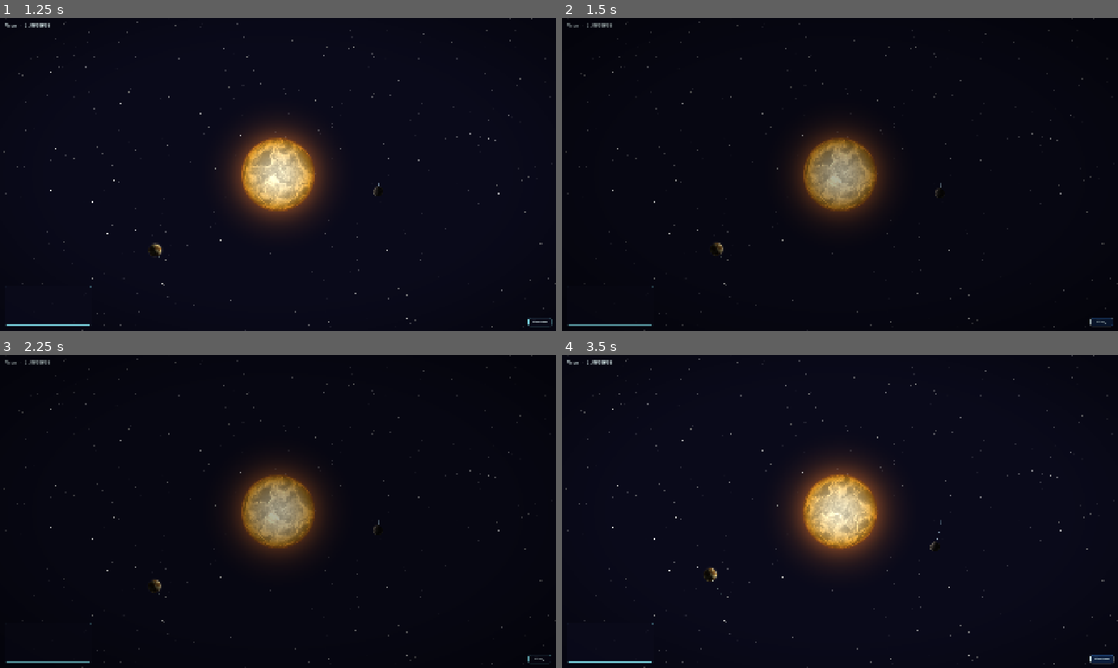
Above: before the commit, frames 1-4 (two rows, left to right).
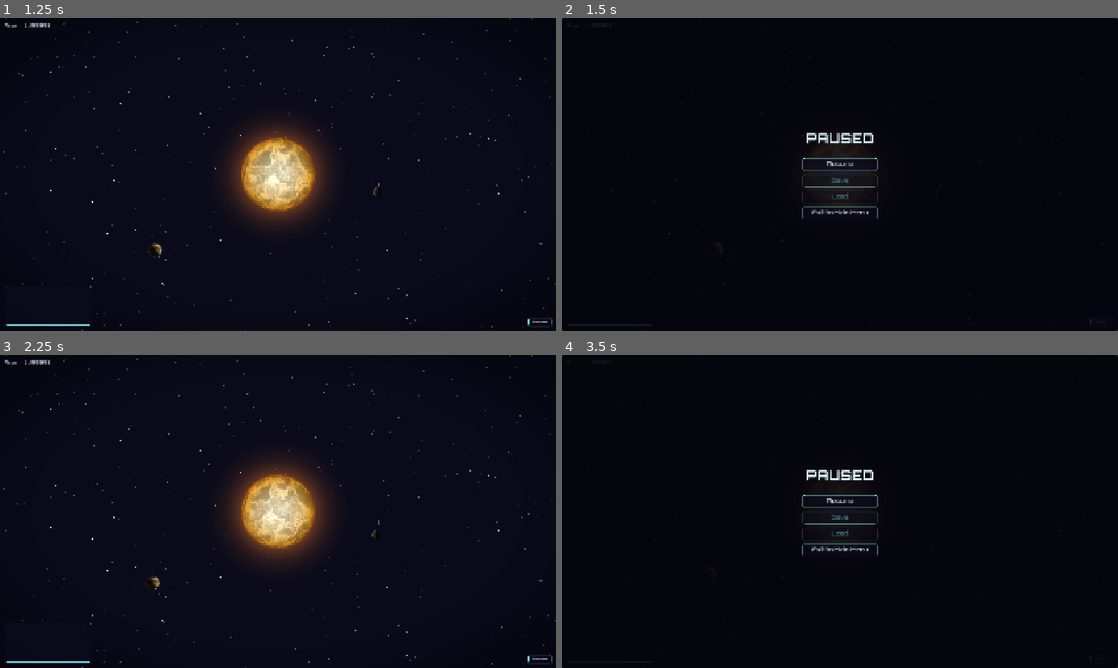
Above: after the commit, the same moments.

Repository: avantgardian/godot-space-idle
Game: Godot game, scene res://scenes/main_menu.tscn
Same seed, same stepped clock (60 frames per second), same inputs: the game is played once before the commit and once after it.
Inputs (mouse positions are in pixels of both pictures, inside the frame that each line leads up to):
- Up to frame 1 (1.25 s): click "New Game - Sandbox" at 0.5 s
- Up to frame 2 (1.5 s): click "Pause" at 1.25 s
- Up to frame 3 (2.25 s): click (278, 502) at 2 s, where only the run after the commit has a clickable "Resume"
- Up to frame 4 (3.5 s): click "Play" (after the commit: "Pause") at 2.75 s

Frame 1 is identical in both runs. In frame 2, 4.6% of the frame differs, in the area x 0-100%, y 0-100%; in frame 3, 3.4%; in frame 4, 6.6%.

Commit message:
Add Esc pause menu with Resume, Save, Load, Exit to Main Menu
- Add ui_cancel input action bound to Escape key
- Register ui_cancel in settings_manager.gd rebindable list
- Refactor PauseButton to emit pause_toggled signal (controller owns state)
- Add PauseMenu with TRON-styled overlay, title, and four buttons
- Save/Load are disabled placeholders (no save system yet)
- Exit to Main Menu returns to main_menu.tscn
- Esc and PauseButton both trigger the same pause menu

Closes #162

Diff:
--- a/project.godot
+++ b/project.godot
@@ -89,6 +89,11 @@
 , Object(InputEventKey,"resource_local_to_scene":false,"resource_name":"","device":0,"window_id":0,"alt_pressed":false, …(181 unchanged characters)…
 ]
 }
+ui_cancel={
+"deadzone": 0.5,
+"events": [Object(InputEventKey,"resource_local_to_scene":false,"resource_name":"","device":0,"window_id":0,"alt_pressed":false,"shift_pressed":false,"ctrl_pressed":false,"meta_pressed":false,"pressed":false,"keycode":4194305,"physical_keycode":4194305,"key_label":0,"unicode":0,"location":0,"echo":false,"script":null)
+]
+}
 toggle_ship_follow={
 "deadzone": 0.5,
 "events": [Object(InputEventKey,"resource_local_to_scene":false,"resource_name":"","device":0,"window_id":0,"alt_presse …(190 unchanged characters)…
--- a/scripts/controllers/game_controller.gd
+++ b/scripts/controllers/game_controller.gd
@@ -11,8 +11,11 @@
 const _COLLISION_MGR := preload("res://scripts/controllers/collision_manager.gd")
 const _POST_PROCESS := preload("res://scripts/components/post_process_manager.gd")
 const _SETTINGS := preload("res://scripts/util/settings_manager.gd")
+const _PAUSE_MENU := preload("res://scripts/ui/pause_menu.gd")
 
 var sun_mass: float = 1.0
+var _paused := false
+var _pause_menu: PauseMenu
 var _mass_label: Label
 var _collision_mgr: RefCounted
 var _last_label_mass: float = -1.0
@@ -32,6 +35,7 @@
 	var game_theme := load("res://resources/game_theme.tres") as Theme
 	%EventLogPanel.theme = game_theme
 	%PauseButton.theme = game_theme
+	%PauseButton.pause_toggled.connect(_on_pause_toggled)
 	_mass_label.theme = game_theme
 	_mass_label.add_theme_font_override("font", FONT_MONO)
 
@@ -102,7 +106,9 @@
 		%Camera2D.update_drag(event.position)
 
 	if event is InputEventKey and event.pressed and not event.echo:
-		if event.is_action_pressed("zoom_in"):
+		if event.is_action_pressed("ui_cancel"):
+			_toggle_pause()
+		elif event.is_action_pressed("zoom_in"):
 			%Camera2D.zoom_in()
 		elif event.is_action_pressed("zoom_out"):
 			%Camera2D.zoom_out()
@@ -131,3 +137,30 @@
 	%ImpactFX.spawn_ring(ring_color, ring_width, ring_segments, ring_timer)
 	%PostProcessManager.trigger()
 	%EventLog.log_message(message)
+
+func _on_pause_toggled():
+	_toggle_pause()
+
+func _toggle_pause():
+	_paused = not _paused
+	get_tree().paused = _paused
+	%PauseButton.set_pause_state(_paused)
+	if _paused:
+		_show_pause_menu()
+	else:
+		_hide_pause_menu()
+
+func _show_pause_menu():
+	_pause_menu = _PAUSE_MENU.new()
+	_pause_menu.resume_pressed.connect(_toggle_pause)
+	_pause_menu.exit_to_menu_pressed.connect(_on_exit_to_menu)
+	%UI.add_child(_pause_menu)
+
+func _hide_pause_menu():
+	if _pause_menu and is_instance_valid(_pause_menu):
+		_pause_menu.close()
+	_pause_menu = null
+
+func _on_exit_to_menu():
+	get_tree().paused = false
+	get_tree().change_scene_to_file("res://scenes/main_menu.tscn")
--- a/scripts/ui/pause_button.gd
+++ b/scripts/ui/pause_button.gd
@@ -1,6 +1,7 @@
 extends Button
 
-var _paused := false
+signal pause_toggled
+
 var _overlay: ColorRect
 
 func _ready():
@@ -29,10 +30,13 @@
 	_overlay.hide()
 	get_parent().call_deferred("add_child", _overlay)
 
-	pressed.connect(_toggle)
+	pressed.connect(_on_pressed)
 
-func _toggle():
-	_paused = not _paused
-	get_tree().paused = _paused
-	text = "Play" if _paused else "Pause"
-	_overlay.visible = _paused
+func _on_pressed():
+	emit_signal("pause_toggled")
+
+func set_pause_state(paused: bool):
+	text = "Play" if paused else "Pause"
+
+func set_overlay_visible(visible: bool):
+	_overlay.visible = visible
--- /dev/null
+++ b/scripts/ui/pause_menu.gd
@@ -0,0 +1,109 @@
+class_name PauseMenu
+extends Panel
+
+signal resume_pressed
+signal save_pressed
+signal load_pressed
+signal exit_to_menu_pressed
+
+const PAL := preload("res://scripts/util/tron_palette.gd")
+const FONT_BOLD := preload("res://resources/fonts/Orbitron-Bold.ttf")
+
+func _ready():
+	process_mode = PROCESS_MODE_ALWAYS
+	mouse_filter = MOUSE_FILTER_IGNORE
+
+	theme = load("res://resources/game_theme.tres") as Theme
+
+	anchor_left = 0.0
+	anchor_top = 0.0
+	anchor_right = 1.0
+	anchor_bottom = 1.0
+
+	_setup_overlay()
+	_setup_menu()
+
+	modulate = Color(1, 1, 1, 0)
+	var tween := create_tween()
+	tween.tween_property(self, "modulate", Color(1, 1, 1, 1), 0.2)
+
+func _setup_overlay():
+	var overlay := ColorRect.new()
+	overlay.name = "Overlay"
+	overlay.anchor_left = 0.0
+	overlay.anchor_top = 0.0
+	overlay.anchor_right = 1.0
+	overlay.anchor_bottom = 1.0
+	overlay.color = Color(0.0, 0.0, 0.0, 0.5)
+	overlay.mouse_filter = MOUSE_FILTER_STOP
+	add_child(overlay)
+
+func _setup_menu():
+	var center := CenterContainer.new()
+	center.anchor_left = 0.0
+	center.anchor_top = 0.0
+	center.anchor_right = 1.0
+	center.anchor_bottom = 1.0
+	center.mouse_filter = MOUSE_FILTER_IGNORE
+	add_child(center)
+
+	var vbox := VBoxContainer.new()
+	vbox.add_theme_constant_override("separation", 12)
+	center.add_child(vbox)
+
+	var title := Label.new()
+	title.text = "PAUSED"
+	title.add_theme_font_override("font", FONT_BOLD)
+	title.add_theme_font_size_override("font_size", 48)
+	title.add_theme_color_override("font_color", PAL.HULL_BRIGHT)
+	title.add_theme_color_override("font_outline_color", PAL.HULL_GLOW)
+	title.add_theme_constant_override("outline_size", 4)
+	title.horizontal_alignment = HORIZONTAL_ALIGNMENT_CENTER
+	vbox.add_child(title)
+
+	var spacer := Control.new()
+	spacer.custom_minimum_size = Vector2(0.0, 16.0)
+	vbox.add_child(spacer)
+
+	var resume_btn := Button.new()
+	resume_btn.text = "Resume"
+	resume_btn.custom_minimum_size = Vector2(260.0, 44.0)
+	resume_btn.pressed.connect(_on_resume)
+	vbox.add_child(resume_btn)
+
+	var save_btn := Button.new()
+	save_btn.text = "Save"
+	save_btn.custom_minimum_size = Vector2(260.0, 44.0)
+	save_btn.disabled = true
+	save_btn.pressed.connect(_on_save)
+	vbox.add_child(save_btn)
+
+	var load_btn := Button.new()
+	load_btn.text = "Load"
+	load_btn.custom_minimum_size = Vector2(260.0, 44.0)
+	load_btn.disabled = true
+	load_btn.pressed.connect(_on_load)
+	vbox.add_child(load_btn)
+
+	var exit_btn := Button.new()
+	exit_btn.text = "Exit to Main Menu"
+	exit_btn.custom_minimum_size = Vector2(260.0, 44.0)
+	exit_btn.pressed.connect(_on_exit_to_menu)
+	vbox.add_child(exit_btn)
+
+func _on_resume():
+	emit_signal("resume_pressed")
+
+func _on_save():
+	emit_signal("save_pressed")
+
+func _on_load():
+	emit_signal("load_pressed")
+
+func _on_exit_to_menu():
+	emit_signal("exit_to_menu_pressed")
+
+func close():
+	var tween := create_tween()
+	tween.tween_property(self, "modulate", Color(1, 1, 1, 0), 0.15)
+	tween.tween_callback(queue_free)
--- a/scripts/util/settings_manager.gd
+++ b/scripts/util/settings_manager.gd
@@ -4,6 +4,7 @@
 const PATH := "user://settings.cfg"
 
 const REBINDABLE_ACTIONS: Array[String] = [
+	"ui_cancel",
 	"zoom_in",
 	"zoom_out",
 	"spawn_asteroid",
